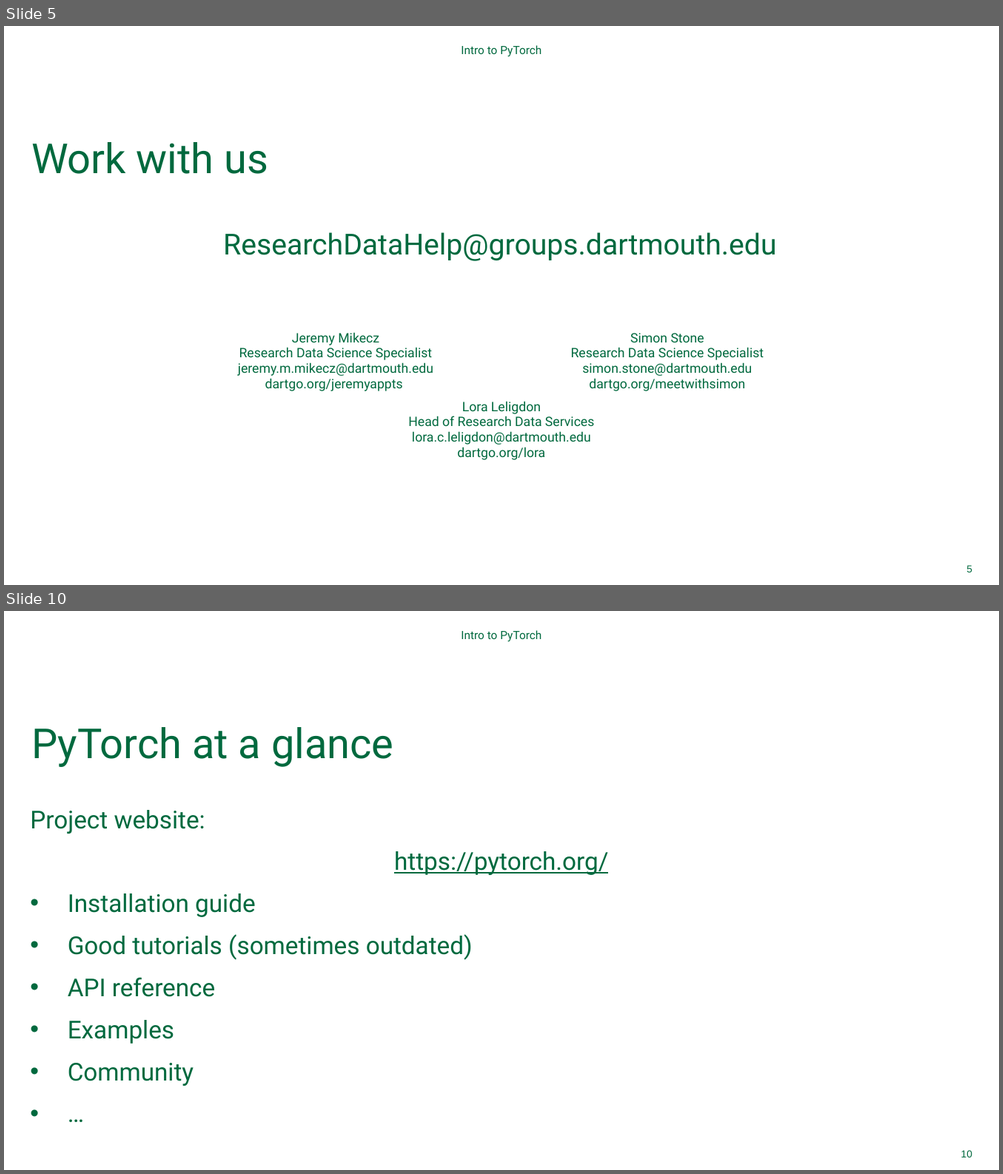
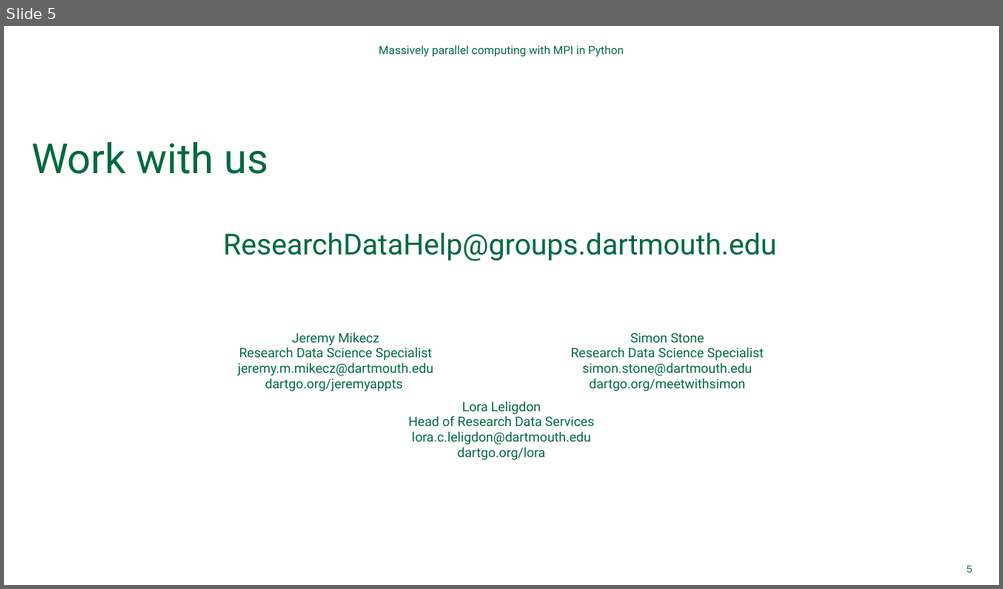
Before and after one commit to Dartmouth-Libraries/distributed-computing-with-python-and-mpi, a slide deck: ppt/Distributed-Computing-with-MPI.pptx. Shown one above the other, each under a label of ours: slides 5 and 10 before the commit, slide 5 after it; the slides between them are not shown. The pictures are 1003x1174 and 1003x589 pixels, drawn with LibreOffice and Linux fonts; fonts in the diff are those of the drawing; background and template pictures are left out. Boxes give left, top, right and bottom in pixels: in the first picture for what was removed or moved away, otherwise in the second. Text is boxed around its words. In the diff, an @@ line names an element or a change of style, - is before the commit and + after.

```diff
--- a/ppt/Distributed-Computing-with-MPI.pptx
+++ b/ppt/Distributed-Computing-with-MPI.pptx
@@ slide 10 removed at (4, 611, 999, 1170), background #FFFFFF @@
@@ text removed at (461, 630, 541, 642) @@
-Intro to PyTorch
@@ title removed at (31, 727, 393, 767) @@
-PyTorch at a glance
@@ text removed at (30, 810, 608, 1086) @@
-Project website:
-https://pytorch.org/
-• Installation guide
-• Good tutorials (sometimes outdated)
-• API reference
-• Examples
-• Community
-• …
@@ page number removed at (961, 1150, 972, 1158) @@
-10
@@ slide 5 changed as well @@
@@ text at (378, 45, 623, 57): text changed @@
-Intro to PyTorch
+Massively parallel computing with MPI in Python
```
Also in this commit, not shown: 7 other slides changed, 4 slides added, 2 other slides removed.
